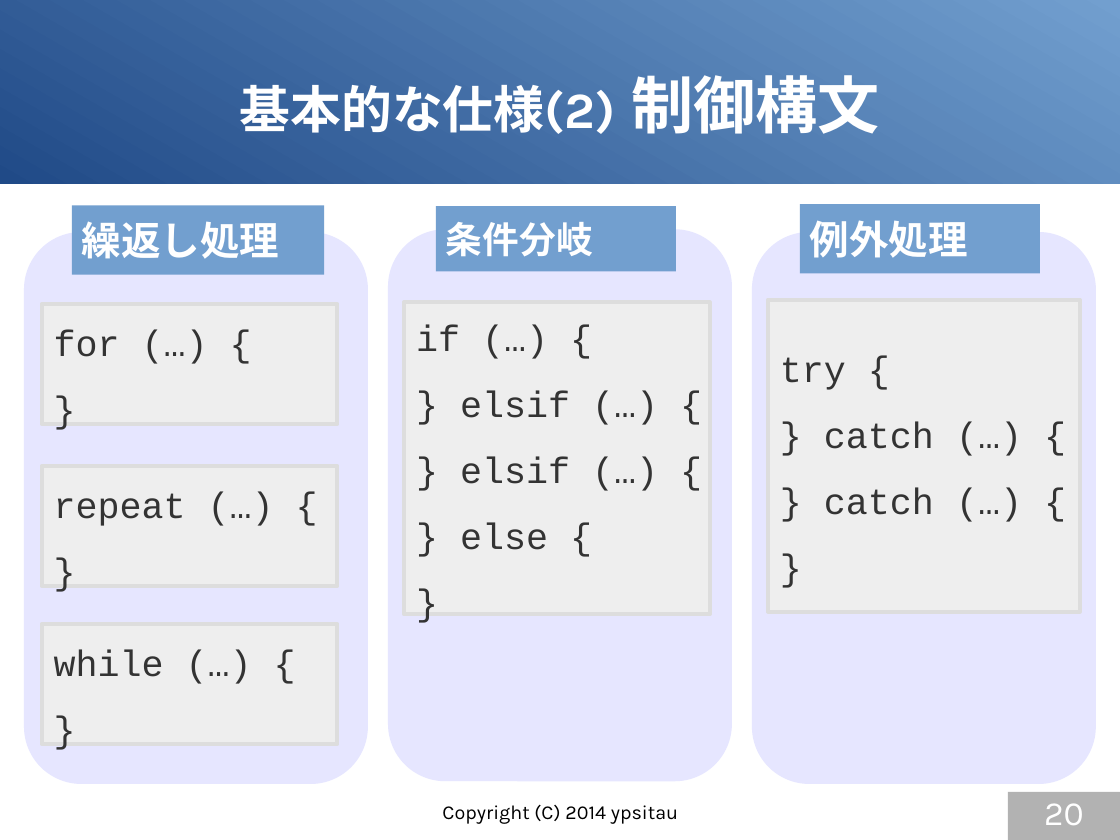
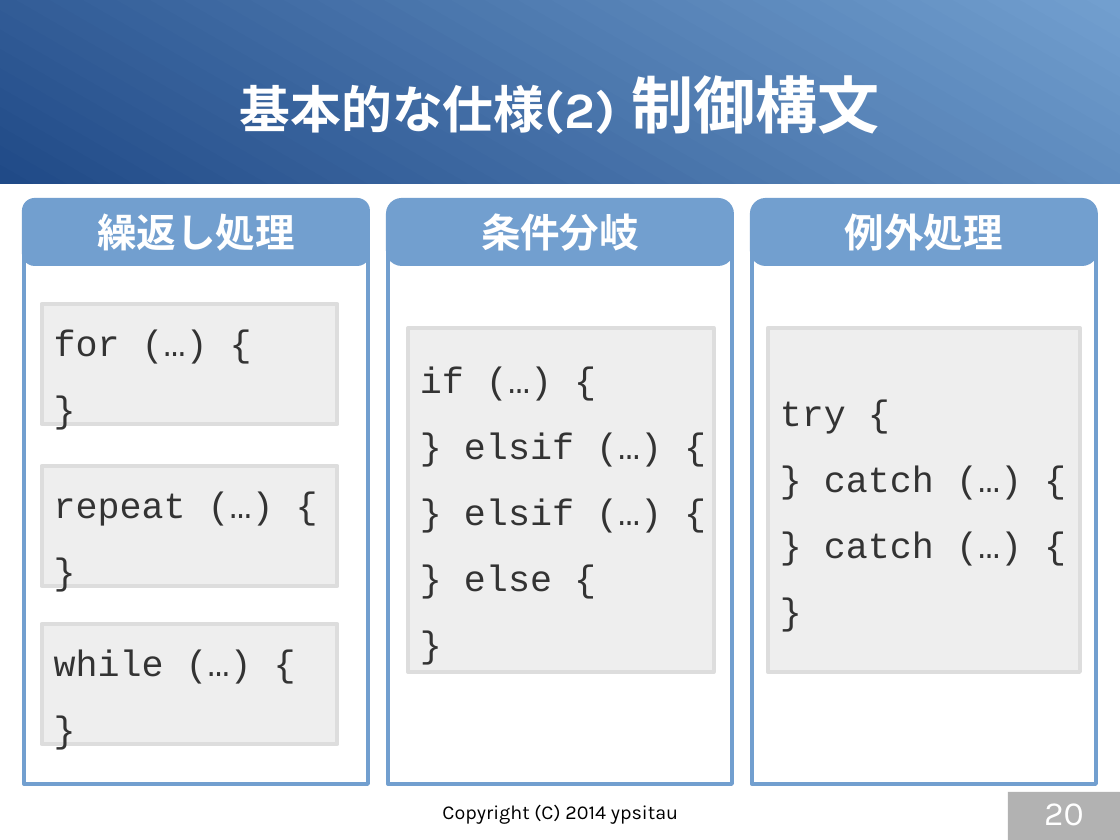
Before and after one commit to gura-lang/gura-doc, a slide deck: slide 20 of presentation/gura-introduction.odp. Drawn at 1120x840 pixels with LibreOffice and Linux fonts; fonts in the diff are those of the drawing. Boxes give left, top, right and bottom in pixels: in the first picture for what was removed or moved away, otherwise in the second. Text is boxed around its words. In the diff, an @@ line names an element or a change of style, - is before the commit and + after.

```diff
--- a/presentation/gura-introduction.odp
+++ b/presentation/gura-introduction.odp
@@ rounded rectangle "繰返し処理": place and size @@
-rounded rectangle "繰返し処理" at (72,205,324,274)
+rounded rectangle "繰返し処理" at (24,200,369,264)
@@ rounded rectangle "繰返し処理" at (24,200,369,264): alignment left to centre; rectangle to rounded rectangle; outline none to #729FCF 2.83 pt @@
@@ rounded rectangle "条件分岐": place and size @@
-rounded rectangle "条件分岐" at (436,206,676,271)
+rounded rectangle "条件分岐" at (388,200,733,264)
@@ rounded rectangle "条件分岐" at (388,200,733,264): size 26 to 28 pt; alignment left to centre; rectangle to rounded rectangle; outline none to #729FCF 2.83 pt @@
@@ rounded rectangle "例外処理" at (752,200,1097,264): alignment left to centre; rectangle to rounded rectangle; outline none to #729FCF 2.83 pt @@
@@ rounded rectangle "例外処理": place and size @@
-rounded rectangle "例外処理" at (800,204,1040,273)
+rounded rectangle "例外処理" at (752,200,1097,264)
@@ freeform shape removed at (24,232,369,784) @@
@@ rectangle added at (24,232,369,784), outline #729FCF 2.83 pt @@
@@ freeform shape removed at (388,230,733,782) @@
@@ rectangle added at (388,232,733,784), outline #729FCF 2.83 pt @@
@@ freeform shape removed at (752,232,1097,784) @@
@@ rectangle added at (752,232,1097,784), outline #729FCF 2.83 pt @@
@@ rectangle "if (…) {": place and size @@
-rectangle "if (…) {" at (405,302,710,614)
+rectangle "if (…) {" at (409,328,714,673)
@@ rectangle "try {": place and size @@
-rectangle "try {" at (768,300,1080,612)
+rectangle "try {" at (768,328,1080,673)
```
Also in this commit, not shown: 9 other slides changed, 2 slides added.
